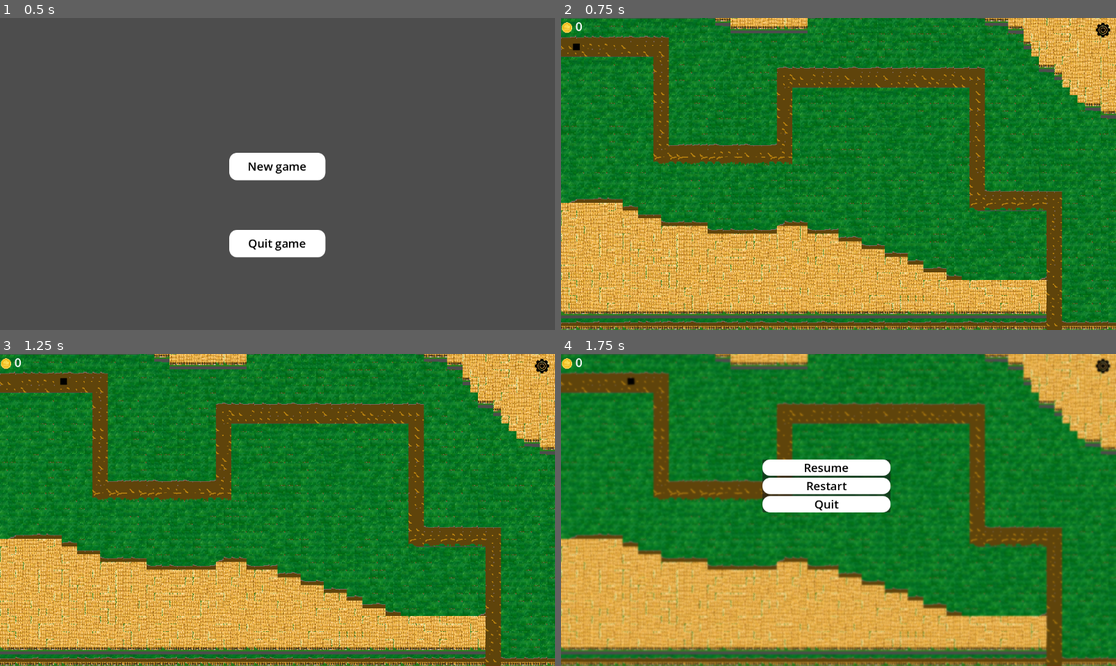
Above: before the commit, frames 1-4 (two rows, left to right).
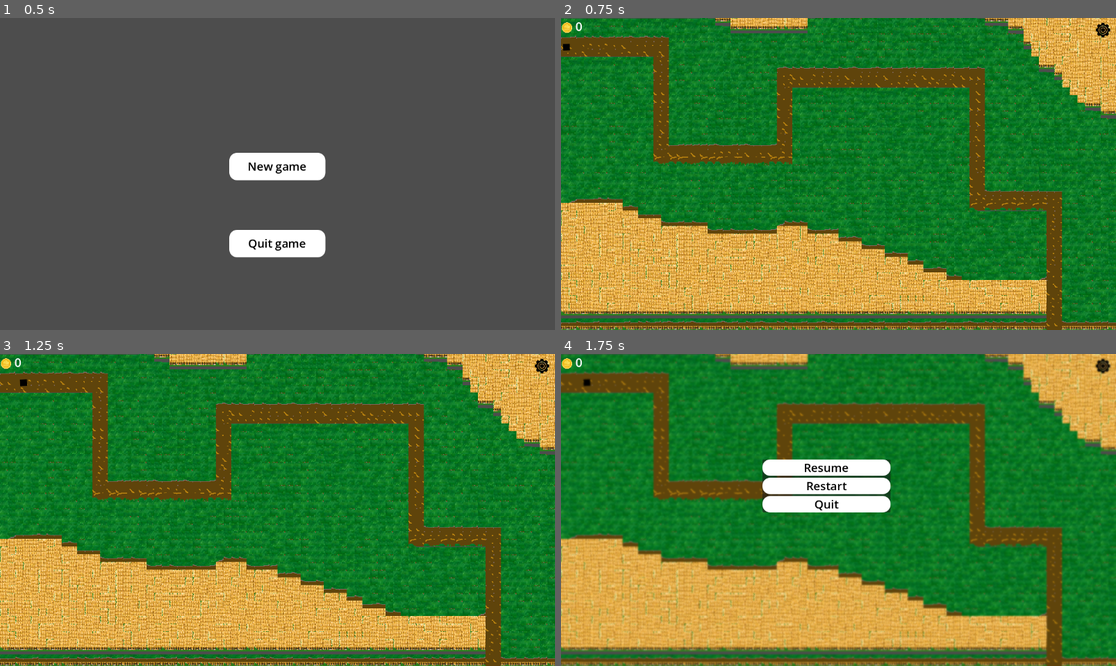
Above: after the commit, the same moments.

Repository: domasbaliunas/frontline
Game: Godot game, scene res://main_menu.tscn
Two runs of this game, one before a commit and one after it. Both use one fixed random seed, a clock stepped at 60 frames per second and the inputs below.
Inputs (mouse positions are in pixels of both pictures, inside the frame that each line leads up to):
- Up to frame 1 (0.5 s): no input
- Up to frame 2 (0.75 s): click "New game" at 0.5 s
- Up to frame 3 (1.25 s): no input
- Up to frame 4 (1.75 s): click (1104, 366) at 1.25 s

Frame 1 is identical in both runs. In frame 2, less than 0.1% of the frame differs, in the area x 0-4%, y 8-11%; in frame 3, less than 0.1%; in frame 4, less than 0.1%, in the area x 3-14%, y 7-11%.

Commit message:
SCRUM-66 Implement tower attack via projectiles (#10)
* Implement tower attack via projectiles

* Remove unnecessary changes

Diff:
--- a/Mob.tscn
+++ /dev/null
@@ -1,17 +0,0 @@
-[gd_scene format=3 uid="uid://dj6f4edexpm3q"]
-
-[ext_resource type="Texture2D" uid="uid://cwgem7x8257yg" path="res://Mobs/JKUBAS.png" id="1_584jx"]
-
-[sub_resource type="RectangleShape2D" id="RectangleShape2D_r6b5h"]
-size = Vector2(14, 14)
-
-[node name="Mob" type="CharacterBody2D" unique_id=1987046420]
-position = Vector2(-1, 0)
-
-[node name="CollisionShape2D" type="CollisionShape2D" parent="." unique_id=63489628]
-shape = SubResource("RectangleShape2D_r6b5h")
-
-[node name="Jkubas" type="Sprite2D" parent="." unique_id=514499075]
-position = Vector2(-0.2500003, 0)
-scale = Vector2(0.640625, 0.625)
-texture = ExtResource("1_584jx")
--- a/Mobs/mob.gd
+++ b/Mobs/mob.gd
@@ -1,6 +1,7 @@
 extends CharacterBody2D
+class_name Mob
 
-@export var speed: float = 200
+@export var speed: float = 75
 @export var max_health: float = 100
 
 var health: float
@@ -10,6 +11,7 @@
 
 func _ready() -> void:
 	health = max_health
+	add_to_group("mobs")
 
 func _process(delta: float) -> void:
 
--- /dev/null
+++ b/Projectile.tscn
@@ -0,0 +1,10 @@
+[gd_scene format=3 uid="uid://d0sll7272nheg"]
+
+[ext_resource type="Script" uid="uid://ey5ho8xlevno" path="res://projectile.gd" id="1_t7eop"]
+[ext_resource type="Texture2D" uid="uid://bimd5t1yfy1o6" path="res://rock.png" id="2_e7peq"]
+
+[node name="Projectile" type="Node2D" unique_id=1569403034]
+script = ExtResource("1_t7eop")
+
+[node name="Sprite2D" type="Sprite2D" parent="." unique_id=1943343698]
+texture = ExtResource("2_e7peq")
--- a/project.godot
+++ b/project.godot
@@ -21,10 +21,6 @@
 
 [input]
 
-escape={
-"deadzone": 0.2,
-"events": []
-}
 esc={
 "deadzone": 0.2,
 "events": [Object(InputEventKey,"resource_local_to_scene":false,"resource_name":"","device":-1,"window_id":0,"alt_press …(195 unchanged characters)…
--- /dev/null
+++ b/projectile.gd
@@ -0,0 +1,24 @@
+extends Node2D
+
+var speed = 1000
+var target: Mob = null
+
+func _ready() -> void:
+	pass # Replace with function body.
+
+func _process(delta: float) -> void:
+	if target == null or not is_instance_valid(target) \
+		or not target.is_in_group("mobs"):
+		queue_free()
+		return
+
+	var direction = (target.global_position - global_position).normalized()
+	global_position += direction * speed * delta
+
+	if global_position.distance_to(target.global_position) < 10:
+		queue_free()
+		target.take_damage(_determine_damage(target))
+
+# To be able to change damage based on enemy type
+func _determine_damage(target: Mob) -> int:
+	return 10
--- a/tower.gd
+++ b/tower.gd
@@ -1,11 +1,46 @@
 extends Node2D
 
+@export var attack_speed = 0.75
+var projectile_scene: PackedScene = preload("res://Projectile.tscn")
+
+var attack_timer: Timer
 
 # Called when the node enters the scene tree for the first time.
 func _ready() -> void:
 	add_to_group("towers", true)
-
+	attack_timer = Timer.new()
+	attack_timer.wait_time = 1 / attack_speed
+	attack_timer.one_shot = false
+	attack_timer.autostart = true
+	attack_timer.connect("timeout", Callable(self, "_on_attack_timer_timeout"))
+	add_child(attack_timer)
 
 # Called every frame. 'delta' is the elapsed time since the previous frame.
 func _process(delta: float) -> void:
 	pass
+
+func _on_attack_timer_timeout():
+	var target = get_target()
+	if target != null:
+		attack(target)
+
+# Only look for Mob nodes in the "mobs" group
+func get_target() -> Mob:
+	var closest: Mob = null
+	var closest_dist = INF
+	for mob in get_tree().get_nodes_in_group("mobs"):
+		if not mob is Mob:
+			continue
+		var dist = global_position.distance_to(mob.global_position)
+		if dist < closest_dist:
+			closest = mob
+			closest_dist = dist
+	return closest
+
+func attack(target: Mob):
+	if projectile_scene == null:
+		return
+	var proj = projectile_scene.instantiate()
+	proj.global_position = global_position
+	proj.target = target
+	get_tree().current_scene.add_child(proj)
Not shown, added: projectile.gd.uid
Binary file added: rock.png
Not shown, added: rock.png.import
